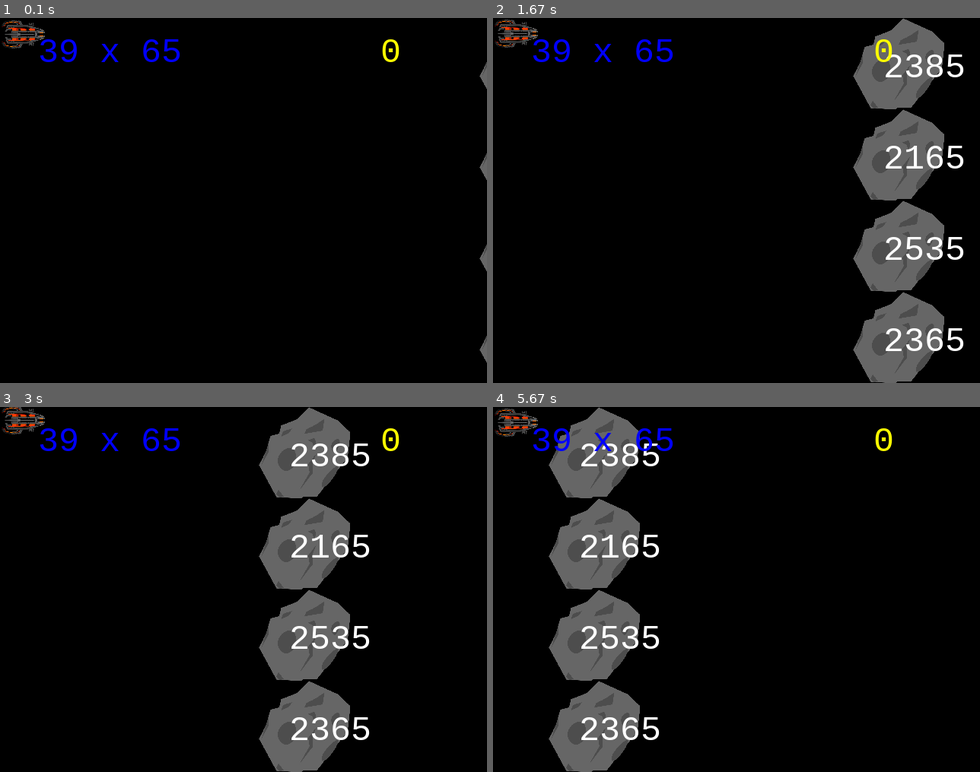
Above: before the commit, frames 1-4 (two rows, left to right).
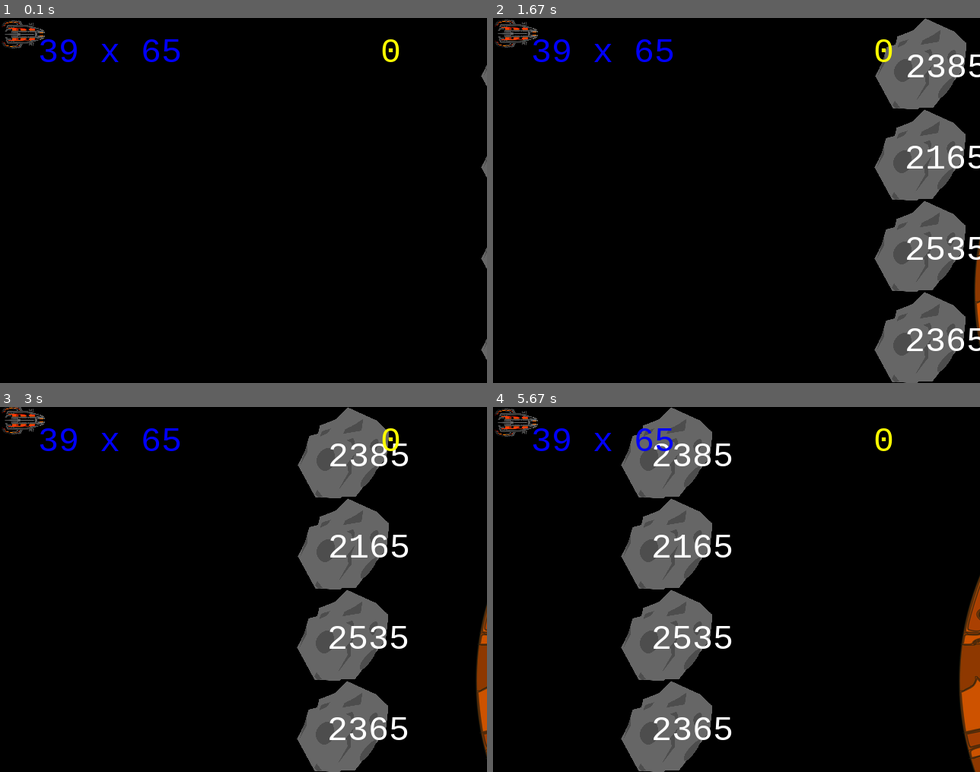
Above: after the commit, the same moments.

Repository: sd18spring/InteractiveProgramming
Game: pygame game, started from SpaceShip.py
Two runs of this game, one before a commit and one after it. Both use one fixed random seed, a clock stepped at 60 frames per second and the inputs below.
Inputs:
- Up to frame 1 (0.1 s): no input
- Up to frame 2 (1.67 s): tap Space at 0.33, 0.73, 1.03, 1.23, 1.57 s
- Up to frame 3 (3 s): tap Space at 1.87, 2.07, 2.37, 2.63, 2.97 s
- Up to frame 4 (5.67 s): tap Space at 3.27, 3.4, 3.8, 4.1, 4.47, 4.87, 5.17, 5.37 s

The runs differ from the first frame. In frame 1, 0.1% of the frame differs, in the area x 98-100%, y 12-95%; in frame 2, 12%; in frame 3, 18%; in frame 4, 26%, in the area x 11-100%, y 0-100%.

Commit message:
add progressive difficulty increase and backdrog

Diff:
--- a/SpaceShip.py
+++ b/SpaceShip.py
@@ -58,6 +58,22 @@
                 self.model.reset()
 
 
+class Jupiter(pygame.sprite.Sprite):
+    """ Backdrop of jupiter"""
+
+    def __init__(self, size):
+        super().__init__()
+        self.image = pygame.image.load('jupiter.png')
+        self.rect = self.image.get_rect()
+        self.rect.left = size[0]
+        self.vx = 0.05
+        self.x = size[0]
+
+    def update(self):
+        self.x -= self.vx
+        self.rect.left = self.x
+
+
 class Model:
     """ The model encompassing the state of the game. """
 
@@ -65,6 +81,7 @@
         self.spaceship = SpaceShip(size)
         self.astroidBelt = AstroidBelt(99, size)
         self.in_progress = True
+        self.jupiter = Jupiter(size)
         self.over_message = "Game Over, Hit Space!"
 
     def update(self):
@@ -83,6 +100,7 @@
         if self.in_progress:
             self.spaceship.update()
             self.astroidBelt.update()
+            self.jupiter.update()
 
     def reset(self):
         self.astroidBelt = AstroidBelt(99, size)
@@ -100,6 +118,7 @@
 
     def draw(self):
         self.screen.fill(pygame.Color(0, 0, 0))
+        self.screen.blit(self.model.jupiter.image, self.model.jupiter.rect)
         self.model.astroidBelt.astroids.draw(self.screen)
 
         # render the number options.
@@ -183,6 +202,8 @@
         self.prob = MultProb(self.difficulty)
         self.gen_astroids()
         self.score = 0
+        self.x = size[0]
+        self.vx = 2/3
 
     def gen_astroids(self):
         """ Generate new astroids. """
@@ -210,12 +231,15 @@
         the screen.
         """
         for astroid in self.astroids:
-            if astroid.rect.left < -astroid.rect.width:
+            if self.x < -astroid.rect.width:
                 self.score += 1 / 4
                 self.prob.new_prob()
                 self.gen_astroids()
+                self.vx += 0.01
+                self.x = self.size[0]
             else:
-                astroid.rect = astroid.rect.move(-1, 0)
+                self.x -= self.vx / 4
+                astroid.rect.left = self.x
 
 
 if __name__ == '__main__':
Binary file added: jupiter.png
